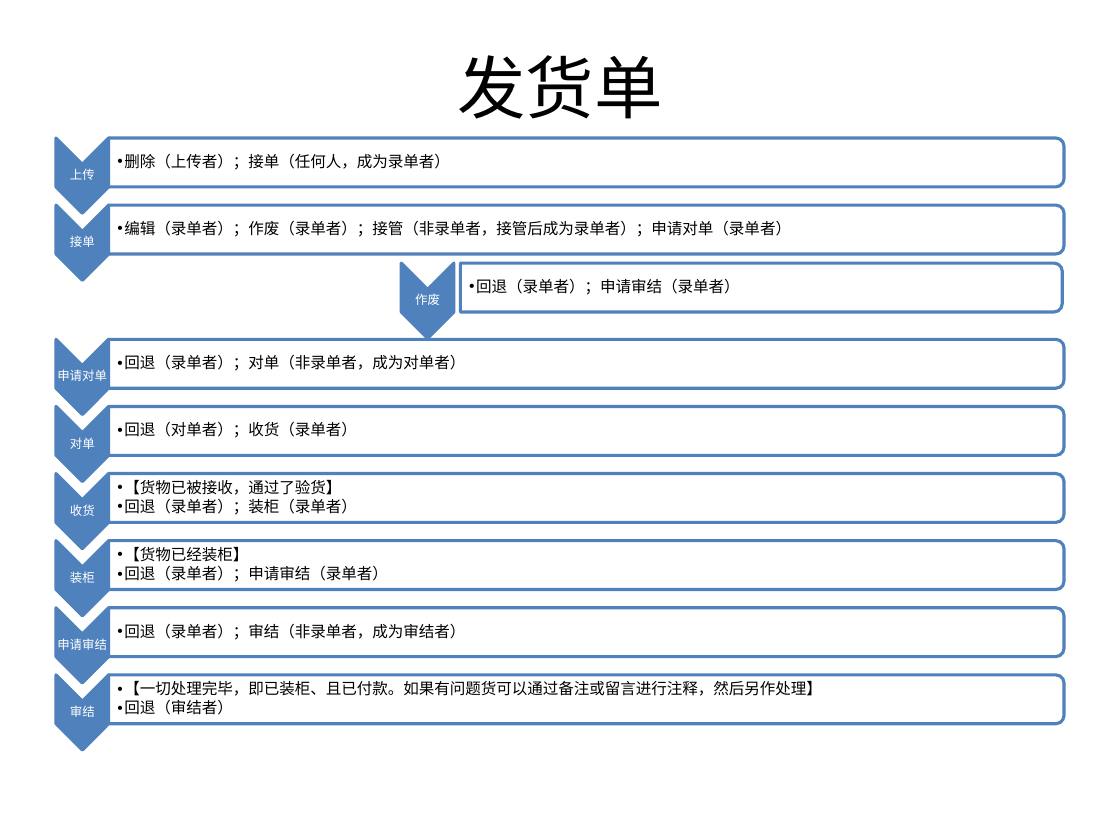
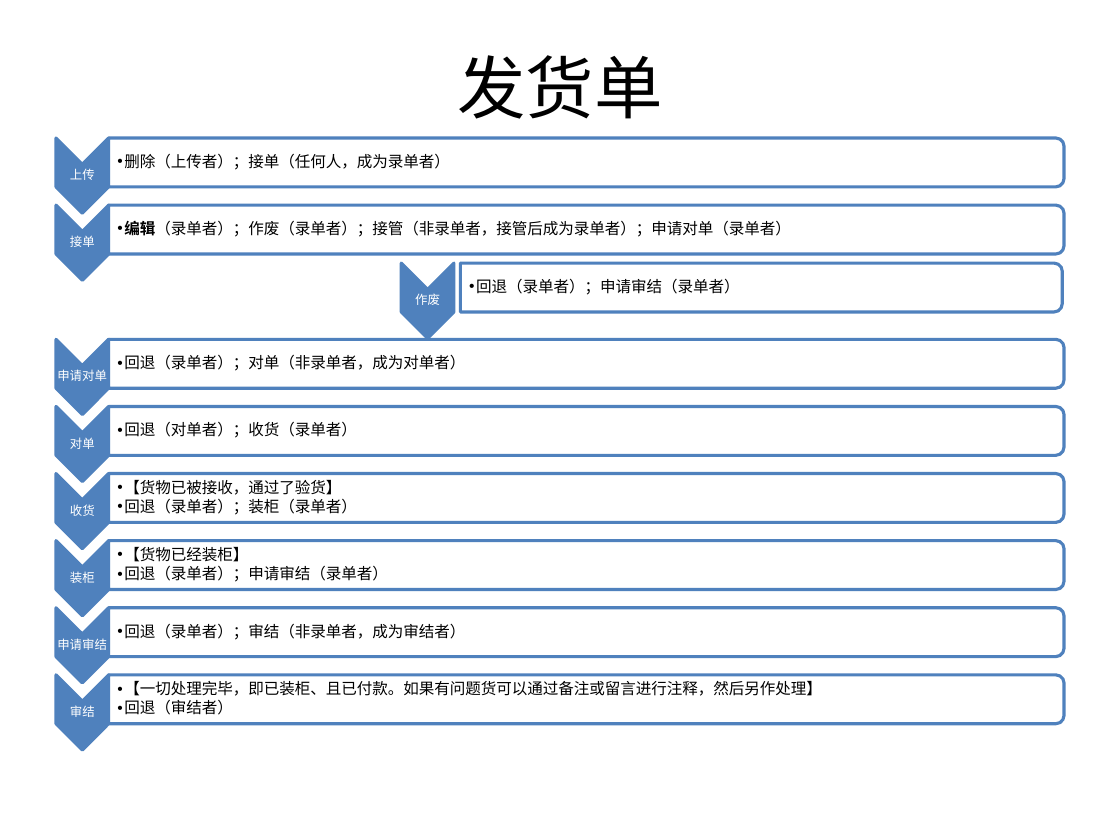
Before and after one commit to yuanly/oa, a slide deck: slide 4 of doc/伍泰OA流程说明.pptx. Drawn at 1120x840 pixels with LibreOffice and Linux fonts; fonts in the diff are those of the drawing. Boxes give left, top, right and bottom in pixels: in the first picture for what was removed or moved away, otherwise in the second. Text is boxed around its words. In the diff, an @@ line names an element or a change of style, - is before the commit and + after.

```diff
--- a/doc/伍泰OA流程说明.pptx
+++ b/doc/伍泰OA流程说明.pptx
@@ text "编辑（录单者）；作废（录单者）；接管（非录单者，接管后成为录单者）；申请对单（录单者）" at <box>124,221,791,237</box>: bold on in "编辑（录单者）；作废（录单者）；接管（非录单者，接管后成为录单者）；申请对单（录单者）" @@
```
Also in this commit, not shown: 7 other slides changed, 6 other files.
